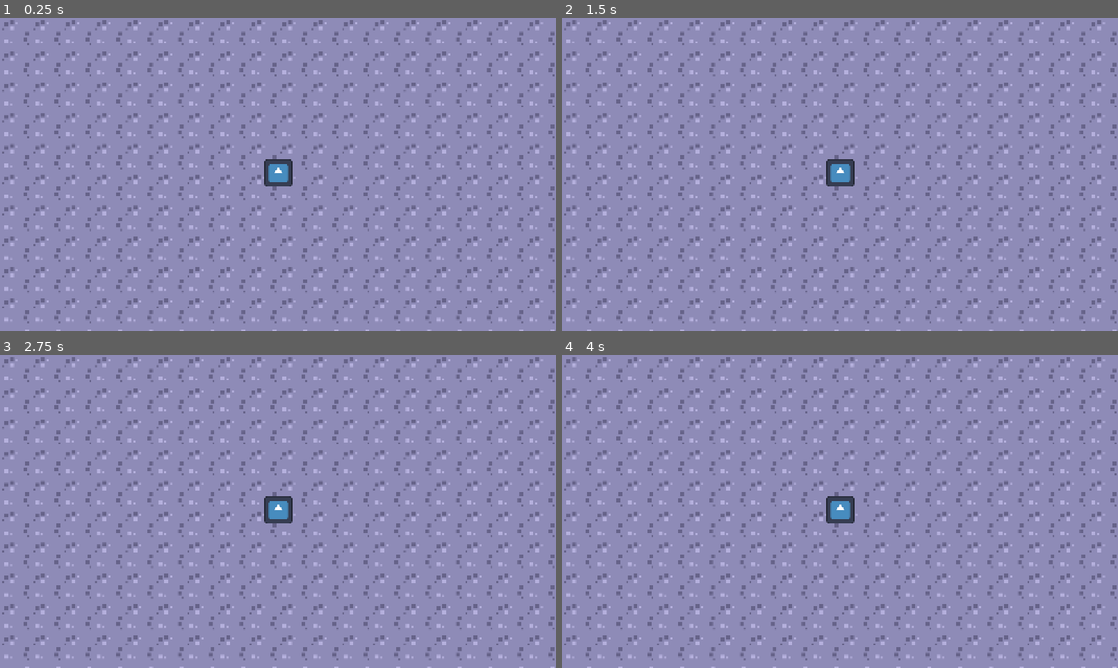
Above: before the commit, frames 1-4 (two rows, left to right).
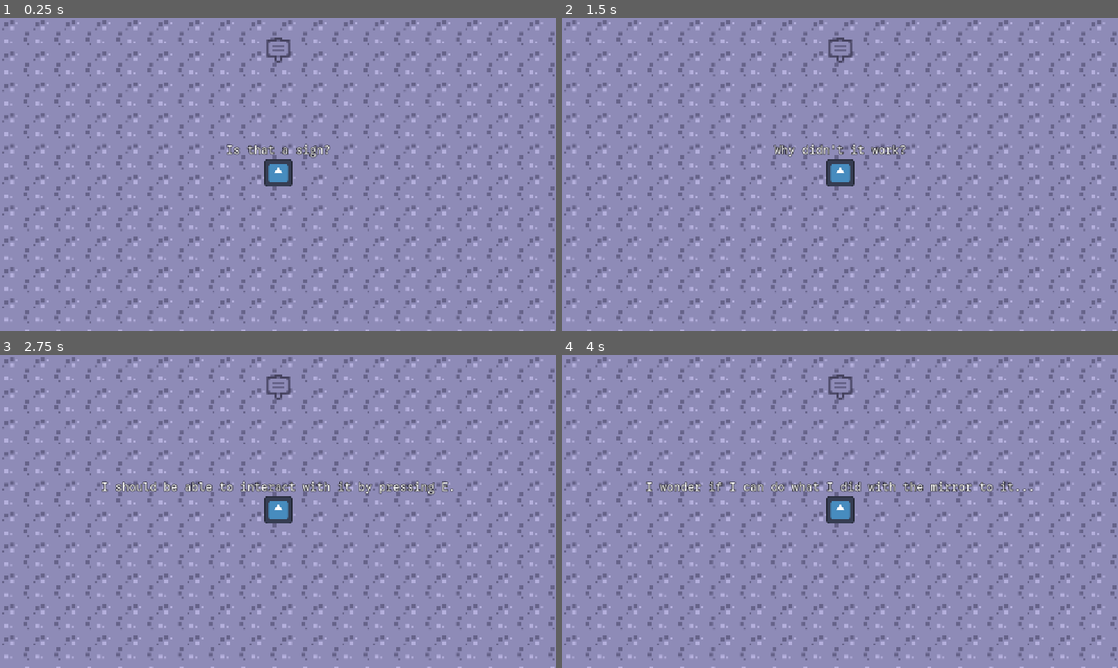
Above: after the commit, the same moments.

Repository: weedleeedle/self-coding-game-prototype
Game: Godot game, scene res://scene/rpg/room_2/room_2.tscn
Same seed, same stepped clock (60 frames per second), same inputs: the game is played once before the commit and once after it. This scene is started directly instead of the project's main scene. The engine's default icon, where the game draws it, is replaced by a stand-in: a white triangle on a blue panel in a dark square.
Inputs (mouse positions are in pixels of both pictures, inside the frame that each line leads up to):
- Up to frame 1 (0.25 s): no input
- Up to frame 2 (1.5 s): tap Enter at 0.5 s; move the mouse to (962, 158) at 0.52 s; press the mouse at (962, 158) at 0.53 s; hold D (move_right) from 0.53 s (still down); tap Space (jump) at 0.77, 1.25 s; tap E (interact) at 0.8, 1.35 s; move the mouse to (728, 190) at 1.27 s; release the mouse at (728, 190) at 1.28 s
- Up to frame 3 (2.75 s): tap Space (jump) at 1.52 s; click (166, 527) at 1.55 s; tap Enter at 2 s; move the mouse to (333, 442) at 2.02 s; release D (move_right) at 2.03 s; press the mouse at (333, 442) at 2.03 s; hold A (move_left) from 2.03 s (still down); tap E (interact) at 2.3 s
- Up to frame 4 (4 s): tap Space (jump) at 2.75, 3.02, 3.77 s; move the mouse to (812, 574) at 2.77 s; release A (move_left) at 2.78 s; release the mouse at (812, 574) at 2.78 s; hold D (move_right) from 2.78 s (still down); tap E (interact) at 2.85, 3.8 s; click (812, 574) at 3.05 s; tap Enter at 3.5 s; move the mouse to (1006, 558) at 3.52 s; press the mouse at (1006, 558) at 3.53 s

The runs differ from the first frame. In frame 1, 0.5% of the frame differs, in the area x 40-60%, y 6-45%; in frame 2, 0.6%; in frame 3, 1.3%; in frame 4, 1.3%, in the area x 15-85%, y 6-44%.

Commit message:
Finished RPG demo. And some other new stuff/fixes/changes

Diff:
--- a/godot/components/exit_area/exit_area.gd
+++ b/godot/components/exit_area/exit_area.gd
@@ -4,5 +4,4 @@
 @onready var scene_to_switch_to: PackedScene = load(scene_to_switch_to_path)
 
 func _on_body_entered(_body: Node2D) -> void:
-    print("Bah")
-    get_tree().change_scene_to_packed(scene_to_switch_to)
+    get_tree().change_scene_to_packed.call_deferred(scene_to_switch_to)
--- a/godot/components/rpg_character/rpg_character.gd
+++ b/godot/components/rpg_character/rpg_character.gd
@@ -1,4 +1,12 @@
 class_name RpgCharacter extends CharacterBody2D
+
+# TODO: Player doesn't move. Can you please take care of that?
+# I think the problem should be in _physics_process.
+#
+# - Stavros
+
+signal interactable_interaction_attempted
+signal interactable_interacted_with(interactable: InteractableComponent)
 
 ## Time in seconds to show a line of text above the player's head
 @export var thinking_show_time: float = 2.0
@@ -43,6 +51,7 @@
     return closest_node
 
 func interact() -> void:
+    interactable_interaction_attempted.emit()
     var interactable: Node = _get_nearest_interactable_component()
     if interactable == null:
         return
@@ -51,6 +60,7 @@
         return
 
     interactable.interact()
+    interactable_interacted_with.emit(interactable)
 
 func think(dialog: Array[String]) -> void:
     for line in dialog:
@@ -64,7 +74,7 @@
 func _think(text: String) -> void:
     var vert_margin := 32
     thinking_label.text = text
+    thinking_label.show()
     # Center label above player
     thinking_label.position.x = -thinking_label.size.x / 2
     thinking_label.position.y = -thinking_label.size.y - vert_margin
-    thinking_label.show()
--- a/godot/components/rpg_character/rpg_character.tscn
+++ b/godot/components/rpg_character/rpg_character.tscn
@@ -20,11 +20,17 @@
 
 [node name="ThinkingLabel" type="Label" parent="."]
 unique_name_in_owner = true
-visible = false
-offset_left = -120.0
-offset_top = -32.0
-offset_right = 129.0
-offset_bottom = -8.0
-theme_override_font_sizes/font_size = 16
+anchors_preset = 8
+anchor_left = 0.5
+anchor_top = 0.5
+anchor_right = 0.5
+anchor_bottom = 0.5
+offset_left = -165.0
+offset_top = -15.5
+offset_right = 165.0
+offset_bottom = 15.5
+grow_horizontal = 2
+grow_vertical = 2
 text = "I can't move... AAAAAAA"
 horizontal_alignment = 1
+vertical_alignment = 1
--- /dev/null
+++ b/godot/components/sign/sign.gd
@@ -0,0 +1,46 @@
+class_name Sign extends Node2D
+
+signal dialog_progressed
+signal dialog_finished
+
+@export var dialog: Array[String]
+
+@onready var dialog_label: Label = %DialogLabel
+
+var current_dialog_index: int = 0
+var loops: int = 0
+
+# Called when the node enters the scene tree for the first time.
+func _ready():
+    pass # Replace with function body.
+
+# This function shows the next line of dialog.
+func next_dialog() -> void:
+    # If we loop the dialog_index, emit that we finished the dialog.
+    if current_dialog_index == 0 and loops > 0:
+        dialog_finished.emit()
+
+    if dialog.size() == 0:
+        push_warning("This sign doesn't have any dialog :c")
+        return
+
+    _set_sign_text(dialog[current_dialog_index])
+    # Tell the world that this sign showed its dialog.
+    dialog_progressed.emit()
+    current_dialog_index += 1
+    current_dialog_index = current_dialog_index % dialog.size()
+
+    if current_dialog_index == 0:
+        loops += 1
+
+func _set_sign_text(text: String) -> void:
+    var vert_margin := 32
+    dialog_label.text = text
+    # Center label above sign.
+    dialog_label.position.x = -dialog_label.size.x / 2
+    dialog_label.position.y = -dialog_label.size.y - vert_margin
+    dialog_label.show()
+
+# This function is called when the player interacts with this object.
+func _on_interactable_component_interacted_with():
+    pass # Replace with function body.
--- /dev/null
+++ b/godot/components/sign/sign.tscn
@@ -0,0 +1,41 @@
+[gd_scene load_steps=6 format=3 uid="uid://yabt77v1e24"]
+
+[ext_resource type="Texture2D" uid="uid://c13x1qpw2dbwh" path="res://components/sign/sign.png" id="1_70rkn"]
+[ext_resource type="Script" uid="uid://0rhve47c6yi" path="res://components/sign/sign.gd" id="1_jdwkm"]
+[ext_resource type="PackedScene" uid="uid://bog4jxdidfq6g" path="res://components/interactable_component/interactable_component.tscn" id="2_jdwkm"]
+[ext_resource type="PackedScene" uid="uid://ci7kn75026ai4" path="res://components/click_codable_component/click_codable_component.tscn" id="4_mdrol"]
+
+[sub_resource type="CircleShape2D" id="CircleShape2D_mdrol"]
+radius = 31.0161
+
+[node name="Sign" type="Node2D"]
+script = ExtResource("1_jdwkm")
+
+[node name="Sprite2D" type="Sprite2D" parent="."]
+texture = ExtResource("1_70rkn")
+
+[node name="InteractableComponent" parent="." instance=ExtResource("2_jdwkm")]
+
+[node name="DialogLabel" type="Label" parent="."]
+unique_name_in_owner = true
+anchors_preset = 8
+anchor_left = 0.5
+anchor_top = 0.5
+anchor_right = 0.5
+anchor_bottom = 0.5
+offset_left = -20.0
+offset_top = -15.5
+offset_right = 20.0
+offset_bottom = 15.5
+grow_horizontal = 2
+grow_vertical = 2
+horizontal_alignment = 1
+vertical_alignment = 1
+
+[node name="ClickCodableComponent" parent="." instance=ExtResource("4_mdrol")]
+edited_script = ExtResource("1_jdwkm")
+
+[node name="CollisionShape2D" type="CollisionShape2D" parent="ClickCodableComponent"]
+shape = SubResource("CircleShape2D_mdrol")
+
+[connection signal="interacted_with" from="InteractableComponent" to="." method="_on_interactable_component_interacted_with"]
--- a/godot/resources/theme/global.tres
+++ b/godot/resources/theme/global.tres
@@ -8,7 +8,10 @@
 [resource]
 Button/fonts/font = ExtResource("1_uxvbd")
 HeaderLarge/font_sizes/font_size = 128
-Label/font_sizes/font_size = 18
+Label/colors/font_color = Color(1, 1, 1, 1)
+Label/colors/font_outline_color = Color(0, 0, 0, 1)
+Label/constants/outline_size = 4
+Label/font_sizes/font_size = 24
 Label/fonts/font = ExtResource("1_uxvbd")
 PanelContainer/styles/panel = SubResource("StyleBoxFlat_uxvbd")
 TextEdit/colors/background_color = Color(0.113725, 0.133333, 0.160784, 0.290196)
--- /dev/null
+++ b/godot/scene/rpg/room_2/room_2.gd
@@ -0,0 +1,25 @@
+extends Node2D
+
+@export var starting_dialog: Array[String]
+
+## Things for player to say when they attempt to interact with something.
+@export var sign_interacted_with_dialog: Array[String]
+var sign_interacted_with_dialog_shown := false
+
+@export_file("*.tscn") var main_scene_path: String
+@onready var main_scene: PackedScene = load(main_scene_path)
+
+@onready var player: RpgCharacter = $RpgCharacter
+@onready var sign: Sign = $Sign
+
+func _ready() -> void:
+    player.think(starting_dialog)
+
+func _on_rpg_character_interactable_interaction_attempted():
+    if not sign_interacted_with_dialog_shown:
+        player.think(sign_interacted_with_dialog)
+        sign_interacted_with_dialog_shown = true
+
+
+func _on_sign_dialog_finished():
+    get_tree().change_scene_to_packed(main_scene)
--- a/godot/scene/rpg/room_2/room_2.tscn
+++ b/godot/scene/rpg/room_2/room_2.tscn
@@ -1,13 +1,26 @@
-[gd_scene load_steps=3 format=4 uid="uid://bigerk1x31mm"]
+[gd_scene load_steps=5 format=4 uid="uid://bigerk1x31mm"]
 
 [ext_resource type="TileSet" uid="uid://cxctyyvggb2rn" path="res://resources/tileset/rpg.tres" id="1_8kl0y"]
+[ext_resource type="Script" uid="uid://dg6o31rdx0cwk" path="res://scene/rpg/room_2/room_2.gd" id="1_yauhn"]
 [ext_resource type="PackedScene" uid="uid://dorj7lqqborwe" path="res://components/rpg_character/rpg_character.tscn" id="2_4x5x6"]
+[ext_resource type="PackedScene" uid="uid://yabt77v1e24" path="res://components/sign/sign.tscn" id="4_ls2sr"]
 
 [node name="Room2" type="Node2D"]
+script = ExtResource("1_yauhn")
+starting_dialog = Array[String](["Is that a sign?", "I should be able to interact with it by pressing E."])
+sign_interacted_with_dialog = Array[String](["Why didn't it work?", "I wonder if I can do what I did with the mirror to it..."])
+main_scene_path = "uid://qnyb2scyb83k"
 
 [node name="TileMapLayer" type="TileMapLayer" parent="."]
 tile_map_data = PackedByteArray("AAATAAoAAAAJAAIAAAATAAkAAAAJAAEAAAATAAgAAAAJAAEAAAATAAcAAAAJAAEAAAATAAYAAAAJAAEAAAATAA …(4144 unchanged characters)…
 tile_set = ExtResource("1_8kl0y")
 
+[node name="Sign" parent="." instance=ExtResource("4_ls2sr")]
+position = Vector2(576, 64)
+dialog = Array[String](["You did it, you fixed the sign :D", "Thanks for playing!"])
+
 [node name="RpgCharacter" parent="." instance=ExtResource("2_4x5x6")]
 position = Vector2(576, 320)
+
+[connection signal="dialog_finished" from="Sign" to="." method="_on_sign_dialog_finished"]
+[connection signal="interactable_interaction_attempted" from="RpgCharacter" to="." method="_on_rpg_character_interactable_interaction_attempted"]
--- a/godot/scene/title/title.gd
+++ b/godot/scene/title/title.gd
@@ -3,5 +3,11 @@
 @export_file("*.tscn") var platformer_scene_path: String
 @onready var platformer_scene: PackedScene = load(platformer_scene_path)
 
+@export_file("*.tscn") var rpg_scene_path: String
+@onready var rpg_scene: PackedScene = load(rpg_scene_path)
+
 func _on_platformer_button_pressed():
     get_tree().change_scene_to_packed(platformer_scene)
+
+func _on_rpg_button_pressed():
+    get_tree().change_scene_to_packed(rpg_scene)
--- a/godot/scene/title/title.tscn
+++ b/godot/scene/title/title.tscn
@@ -44,4 +44,9 @@
 layout_mode = 2
 text = "Play Platformer Level"
 
+[node name="PlatformerButton2" type="Button" parent="MarginContainer/VBoxContainer"]
+layout_mode = 2
+text = "Play RPG Demo"
+
 [connection signal="pressed" from="MarginContainer/VBoxContainer/PlatformerButton" to="." method="_on_platformer_button_pressed"]
+[connection signal="pressed" from="MarginContainer/VBoxContainer/PlatformerButton2" to="." method="_on_platformer_button_pressed"]
Not shown, added: godot/components/sign/sign.gd.uid
Binary file added: godot/components/sign/sign.png
Not shown, added: godot/components/sign/sign.png.import
Not shown, added: godot/scene/rpg/room_2/room_2.gd.uid
